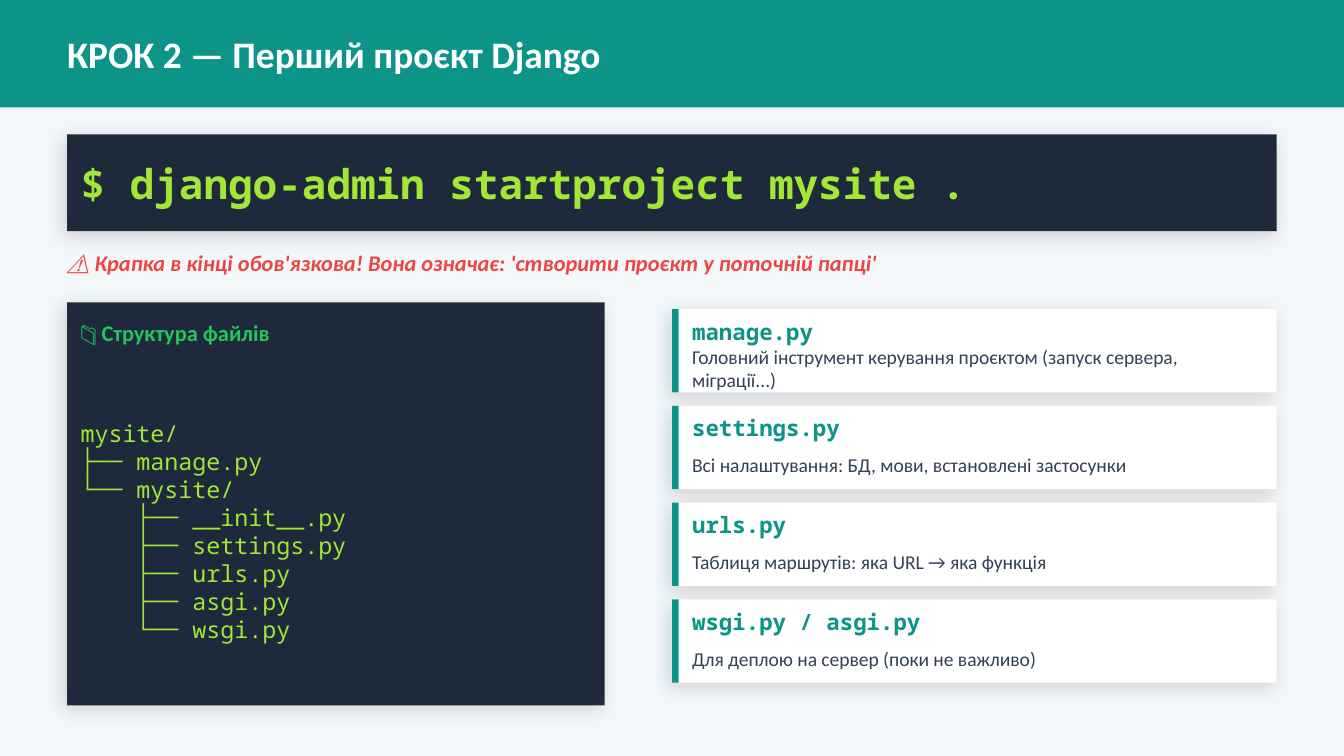
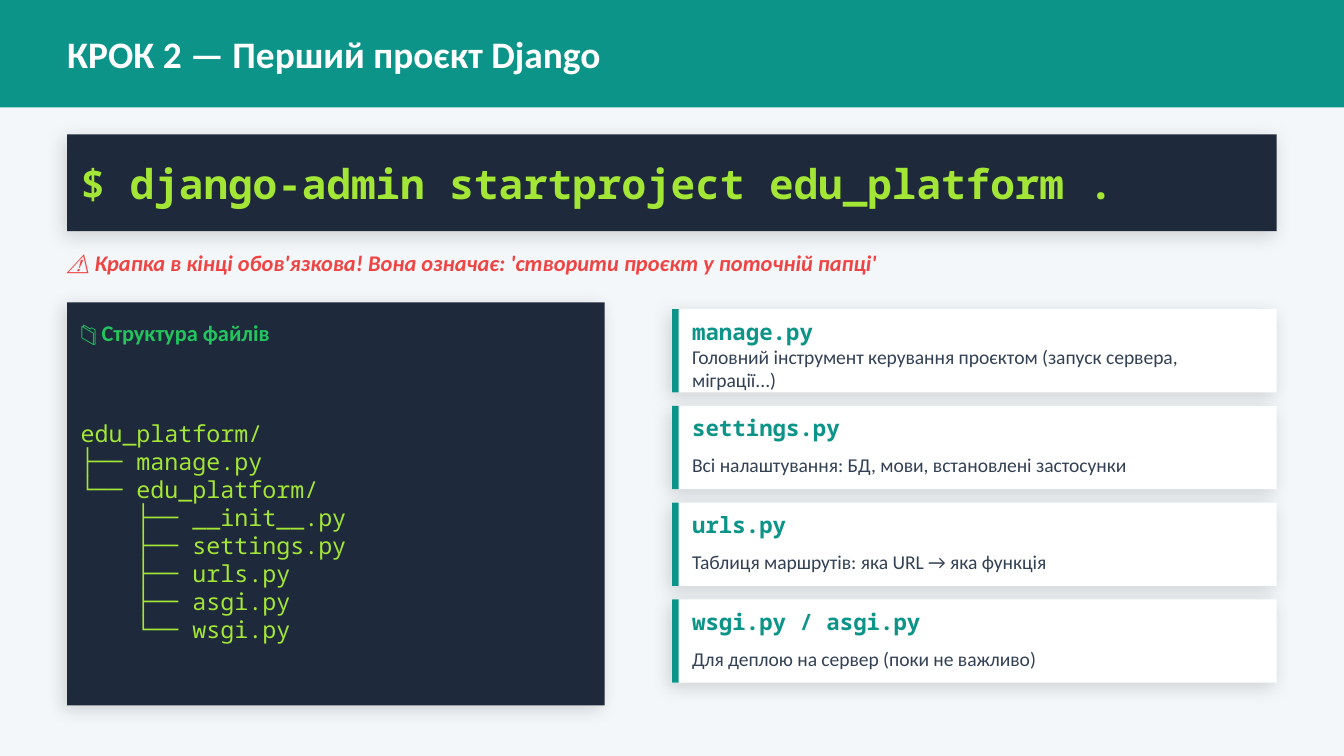
Before and after one commit to dmitriy-shtefan/python-web, a slide deck: slide 5 of заняття_3_python_oop_django/презентація/django_lesson.pptx. Drawn at 1344x756 pixels with LibreOffice and Linux fonts; fonts in the diff are those of the drawing. Boxes give left, top, right and bottom in pixels: in the first picture for what was removed or moved away, otherwise in the second. Text is boxed around its words. In the diff, an @@ line names an element or a change of style, - is before the commit and + after.

```diff
--- a/заняття_3_python_oop_django/презентація/django_lesson.pptx
+++ b/заняття_3_python_oop_django/презентація/django_lesson.pptx
@@ text at (x1=130, y1=167, x2=1064, y2=209): text changed @@
-$ django-admin startproject mysite .
+$ django-admin startproject edu_platform .
@@ text at (x1=81, y1=424, x2=263, y2=448): text changed @@
-mysite/
+edu_platform/
@@ text at (x1=136, y1=480, x2=318, y2=504): text changed @@
-└── mysite/
+└── edu_platform/
```
Also in this commit, not shown: 3 other slides changed, 5 other files.
